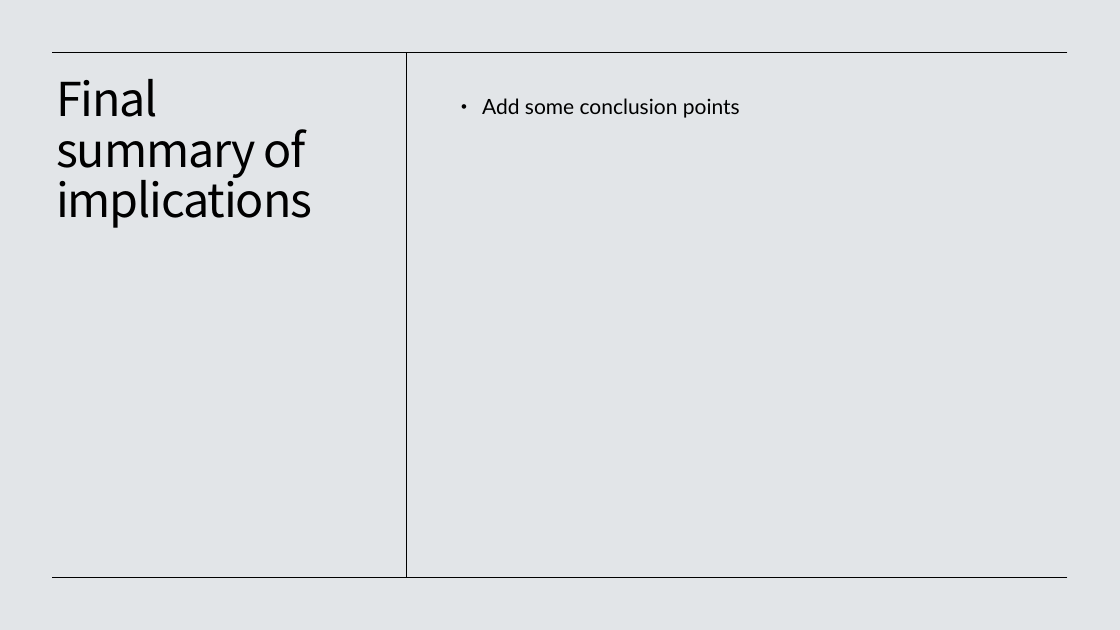
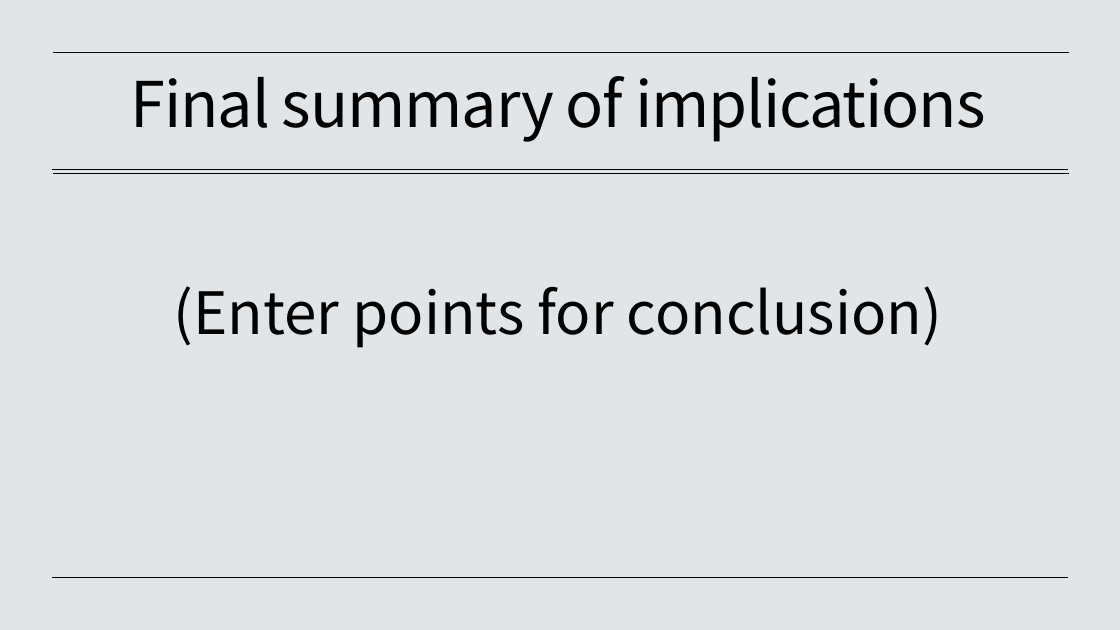
Before and after one commit to Kopixx/Project-1, a slide deck: slide 18 of Project 1 Presentation Slides.pptx (slide 16 before the commit). Drawn at 1120x630 pixels with LibreOffice and Linux fonts; fonts in the diff are those of the drawing. Boxes give left, top, right and bottom in pixels: in the first picture for what was removed or moved away, otherwise in the second. Text is boxed around its words. In the diff, an @@ line names an element or a change of style, - is before the commit and + after.

```diff
--- a/Project 1 Presentation Slides.pptx
+++ b/Project 1 Presentation Slides.pptx
@@ title "Final summary of implications": place and size @@
-title "Final summary of implications" at <box>56,79,312,228</box>
+title "Final summary of implications" at <box>131,76,985,142</box>
@@ title "Final summary of implications" at <box>131,76,985,142</box>: size 40 to 54 pt; alignment left to centre; vertical alignment top to middle @@
@@ line removed from (406, 52) to (406, 578) @@
@@ text removed at <box>482,98,740,118</box> @@
-• Add some conclusion points
@@ line moved from (1068, 52) - (53, 52) to (52, 170) - (1068, 170) @@
@@ line added from (1070, 173) to (53, 173), #000000 0.5 pt @@
@@ text added at <box>174,286,942,348</box>, 50 pt, text #000000 @@
+(Enter points for conclusion)
```
Also in this commit, not shown: 3 other slides changed, 2 slides added.
